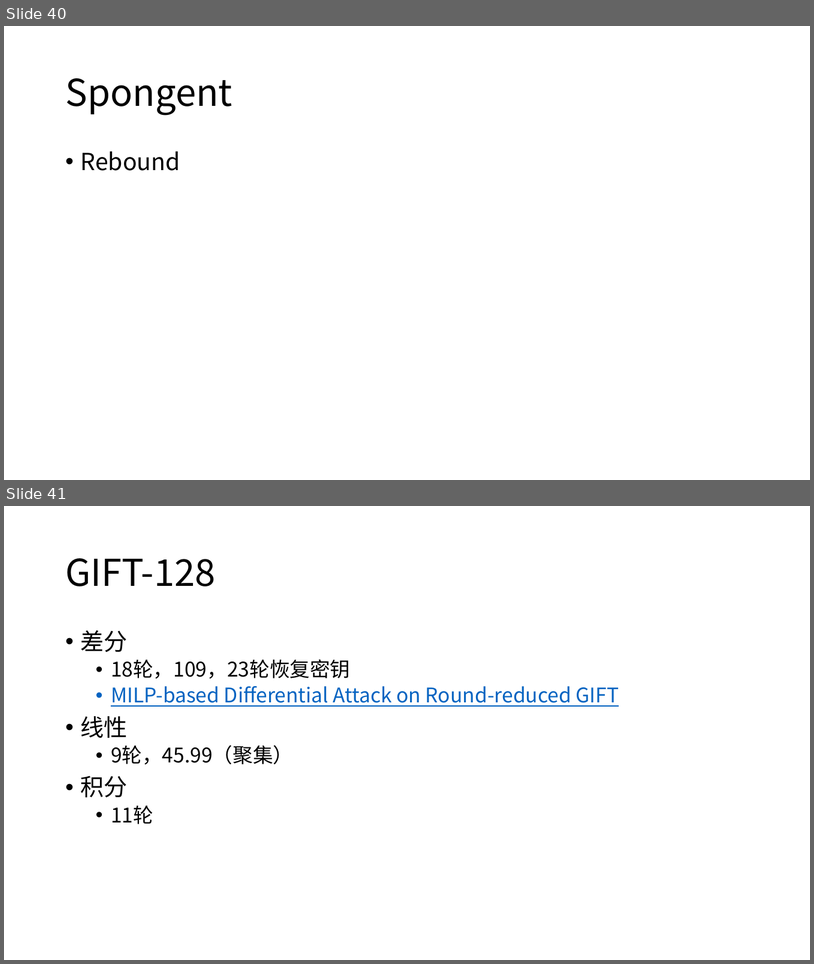
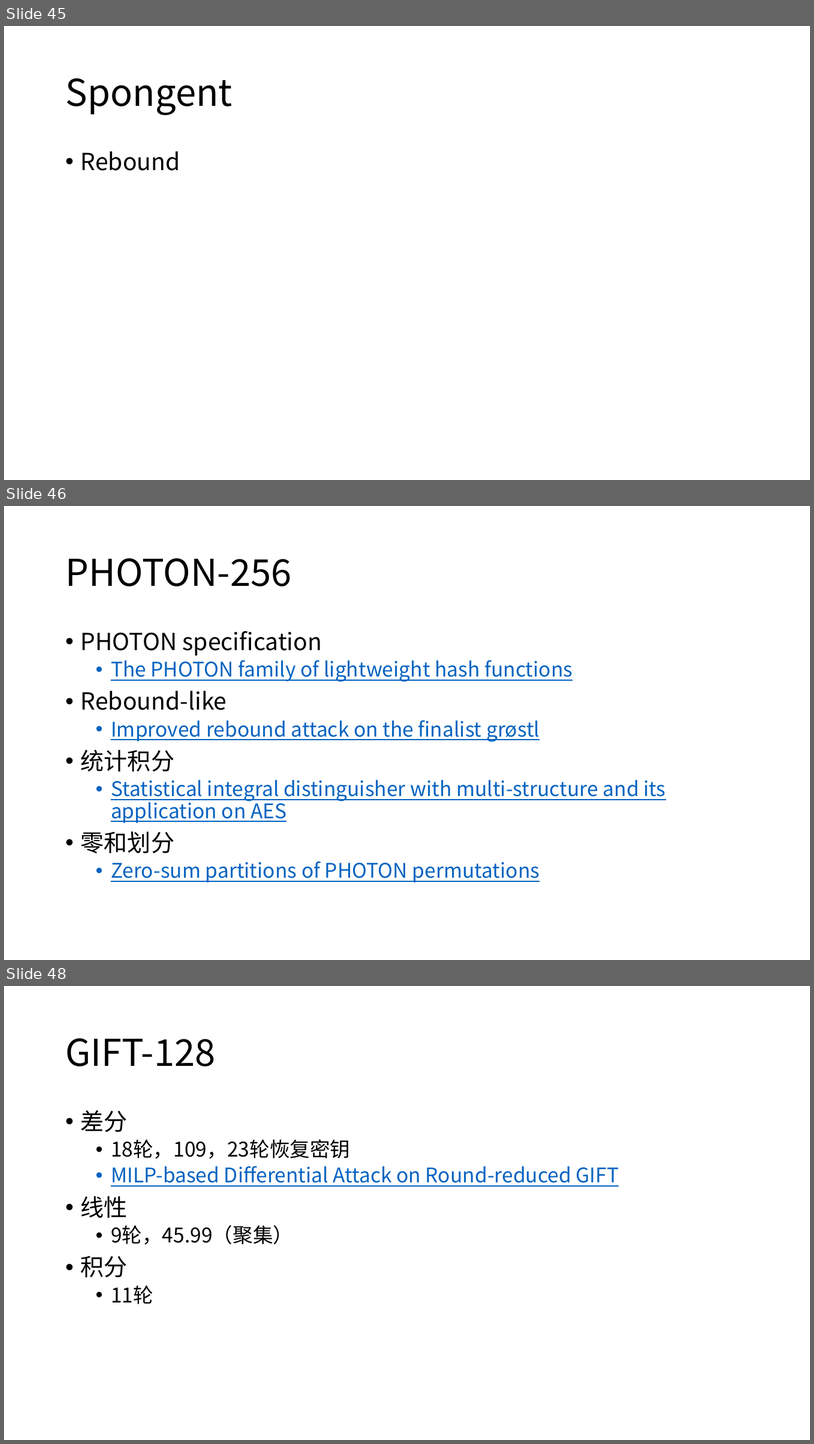
Before and after one commit to dtykira/LWC_finalists, a slide deck: round3.pptx. Shown one above the other, each under a label of ours: slides 40 and 41 before the commit, slides 45, 46 and 48 after it; the slides between them are not shown. The pictures are 814x964 and 814x1444 pixels, drawn with LibreOffice and Linux fonts; fonts in the diff are those of the drawing. Boxes give left, top, right and bottom in pixels: in the first picture for what was removed or moved away, otherwise in the second. Text is boxed around its words. In the diff, an @@ line names an element or a change of style, - is before the commit and + after.

```diff
--- a/round3.pptx
+++ b/round3.pptx
@@ slide 46 added at box(4, 506, 810, 960), background #FFFFFF @@
@@ title added at box(65, 558, 291, 586), 44 pt, text #000000 @@
+PHOTON-256
@@ text added at box(81, 631, 666, 882), 24 pt, text #0563C1, underline @@
+• PHOTON specification
+  • The PHOTON family of lightweight hash functions
+• Rebound-like
+  • Improved rebound attack on the finalist grøstl
+• 统计积分
+  • Statistical integral distinguisher with multi-structure and its application on AES
+• 零和划分
+  • Zero-sum partitions of PHOTON permutations
@@ what was slide 40 is now slide 45 @@
@@ what was slide 41 is now slide 48 @@
```
Also in this commit, not shown: 4 slides changed, 6 other slides added, 3 other files.
